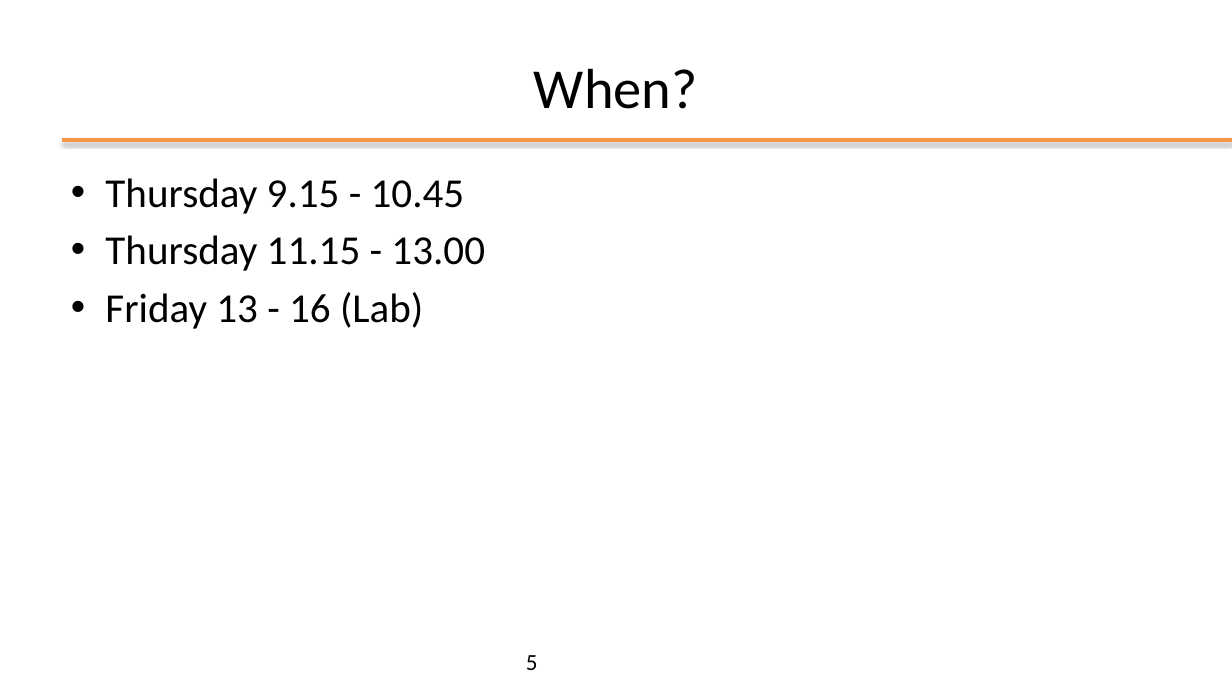
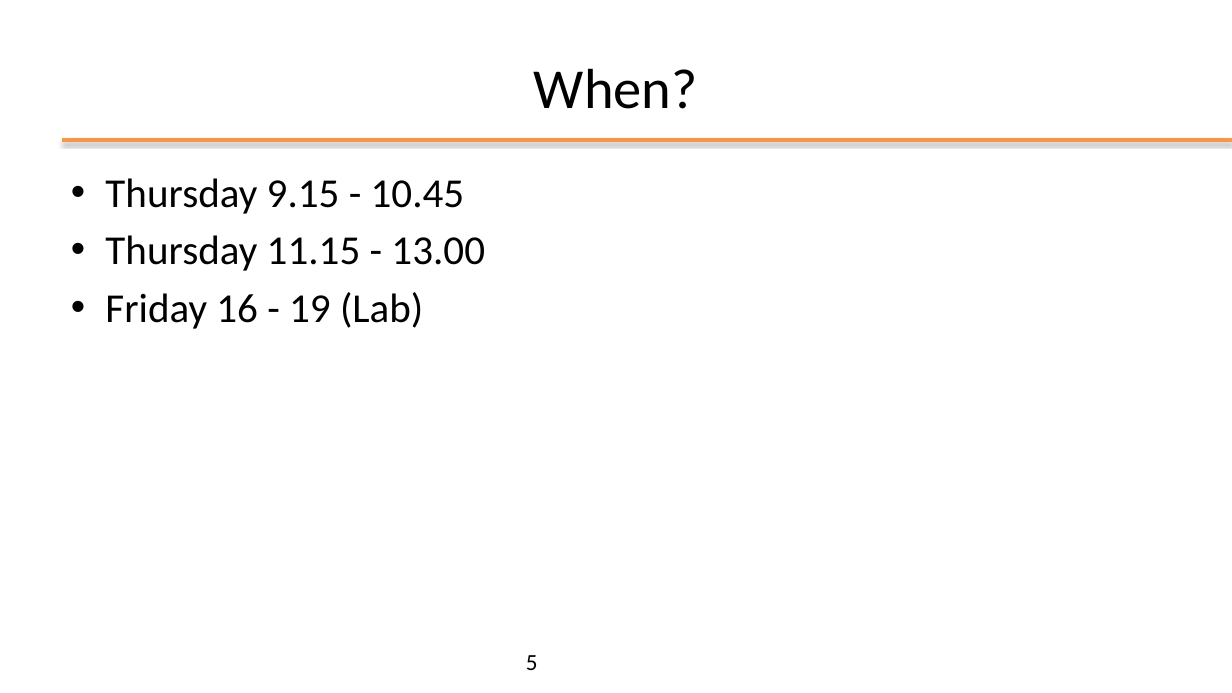
Before and after one commit to plctechnician/ooprogramming, a slide deck: slide 5 of java/slides/ppt/00 - Java Course Introduction.pptx. Drawn at 1232x693 pixels with LibreOffice and Linux fonts; fonts in the diff are those of the drawing; background and template pictures are left out. Boxes give left, top, right and bottom in pixels: in the first picture for what was removed or moved away, otherwise in the second. Text is boxed around its words. In the diff, an @@ line names an element or a change of style, - is before the commit and + after.

```diff
--- a/java/slides/ppt/00 - Java Course Introduction.pptx
+++ b/java/slides/ppt/00 - Java Course Introduction.pptx
@@ text at (105, 292, 423, 329): text changed @@
-• Friday 13 - 16 (Lab)
+• Friday 16 - 19 (Lab)
```
Also in this commit, not shown: 1 other slide changed, 7 slides added, 2 other files.
